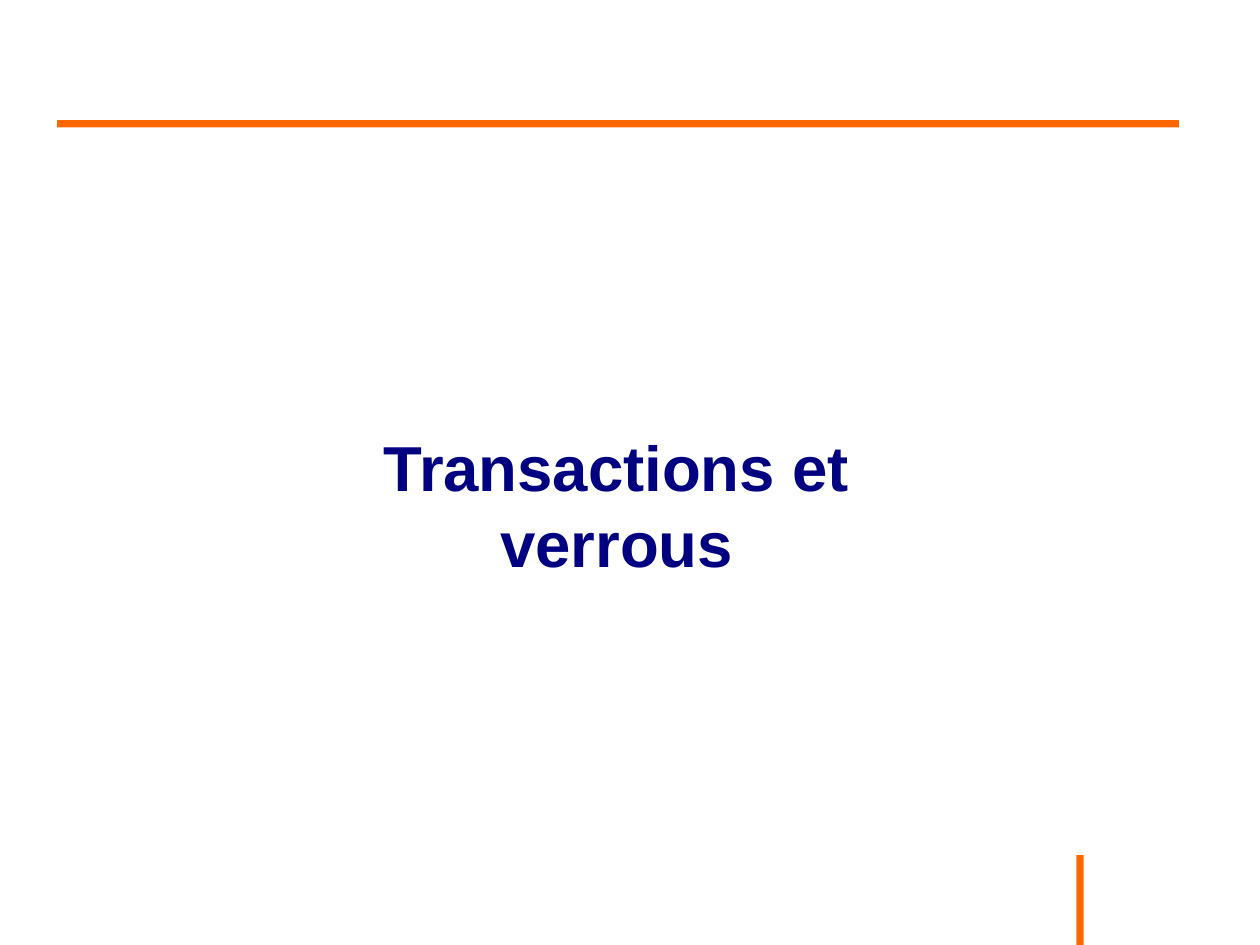
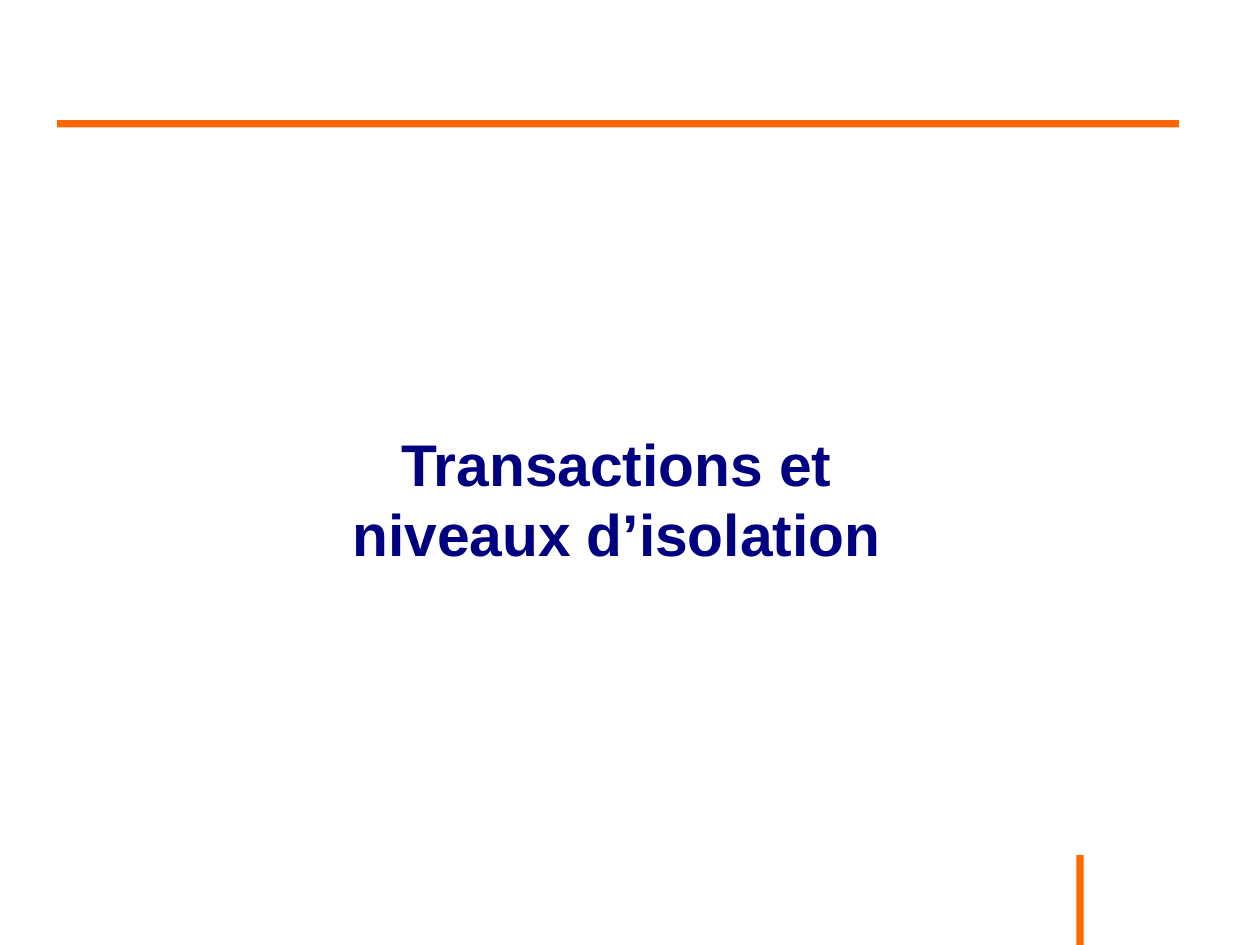
Before and after one commit to philphils/formation-hibernate-avancee, a slide deck: slide 81 of Documentation/diapo_formation_hibernate_avancee.odp. Drawn at 1260x945 pixels with LibreOffice and Linux fonts; fonts in the diff are those of the drawing; background and template pictures are left out. Boxes give left, top, right and bottom in pixels: in the first picture for what was removed or moved away, otherwise in the second. Text is boxed around its words. In the diff, an @@ line names an element or a change of style, - is before the commit and + after.

Commit message:
Fin diapo partie 4 sous partie Verrou Optimiste

```diff
--- a/Documentation/diapo_formation_hibernate_avancee.odp
+++ b/Documentation/diapo_formation_hibernate_avancee.odp
@@ text at bbox=[352, 443, 880, 557]: text changed; size 40 to 37 pt @@
-Transactions et verrous
+Transactions et niveaux d’isolation
```
Also in this commit, not shown: 7 other slides changed, 9 slides added, 1 other file.
